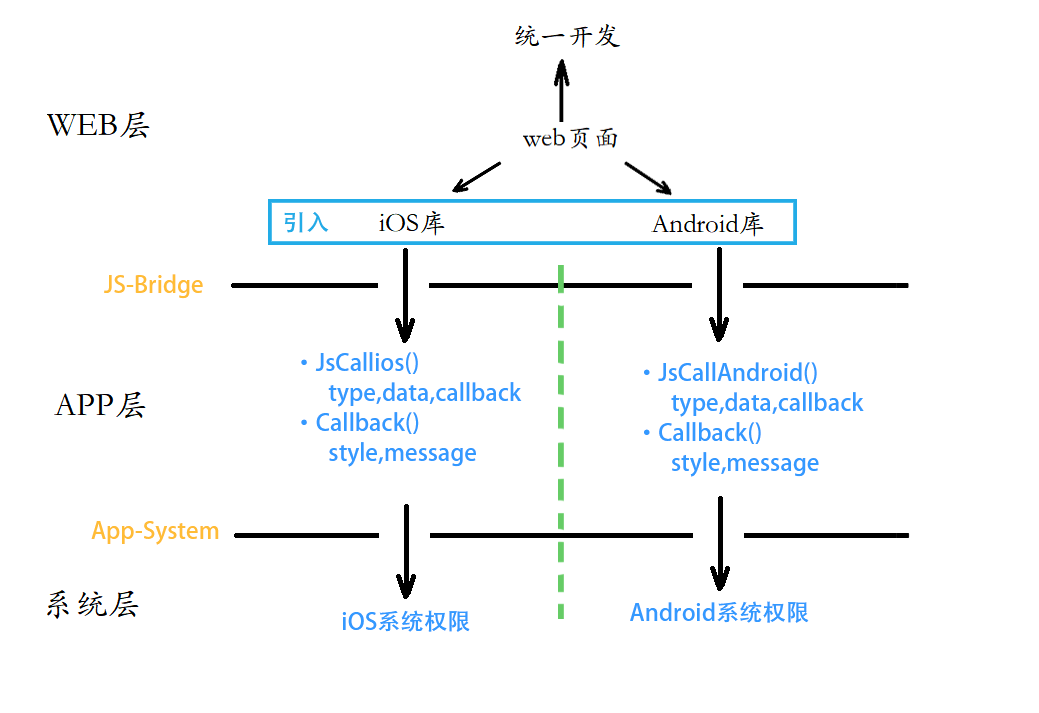
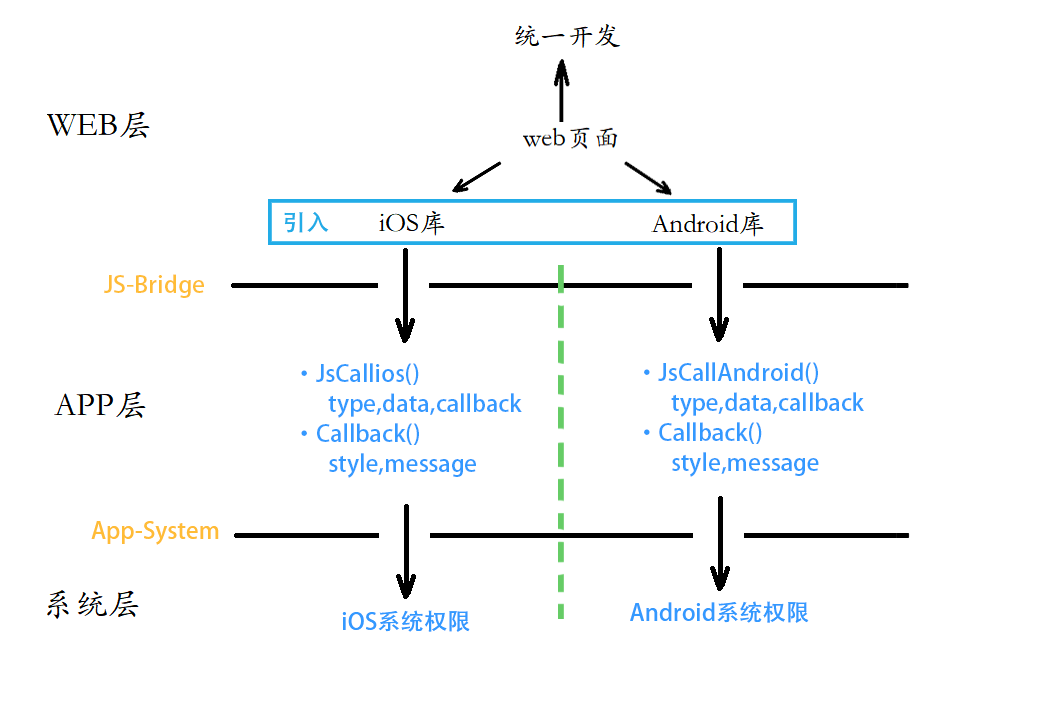
Layers edited between the first and the second w=1039, h=713 image:
painted on "JS-Bridge" over [104, 274, 204, 299]
painted on "·JsCallAndroid() type,data,callback ·Callback() style,message" over [644, 362, 864, 477]
painted on "·JsCallios() type,data,callback ·Callback() style,message" over [301, 352, 522, 478]
